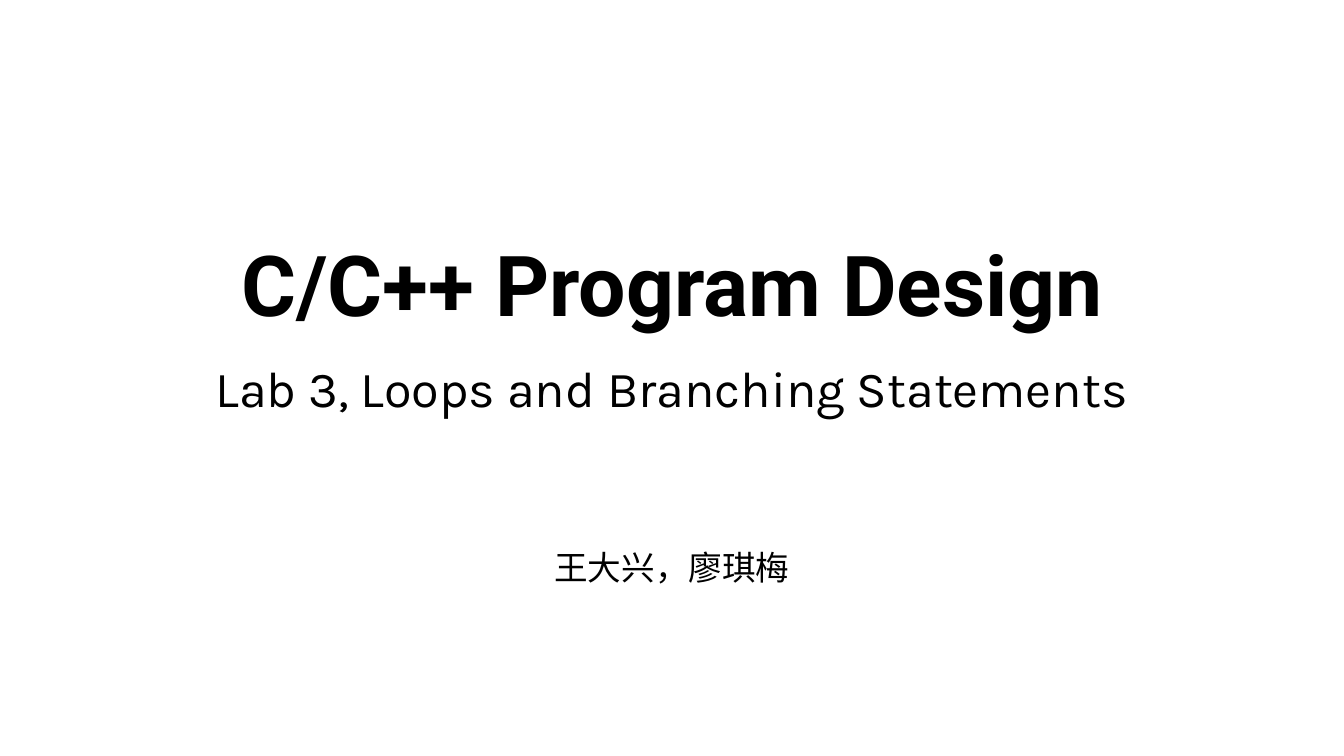
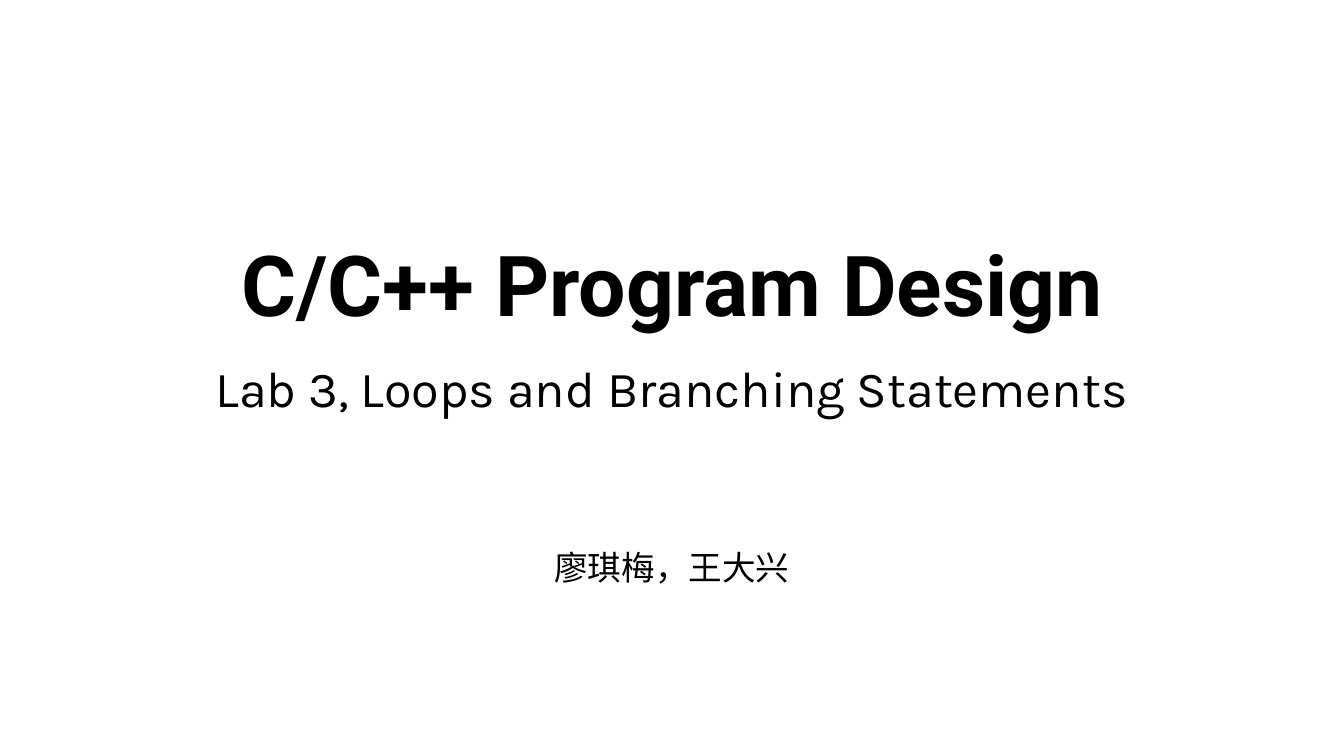
Before and after one commit to dayekuaipao/CPPLearning, a slide deck: slide 1 of week03/Lab03.pptx. Drawn at 1344x756 pixels with LibreOffice and Linux fonts; fonts in the diff are those of the drawing; background and template pictures are left out. Boxes give left, top, right and bottom in pixels: in the first picture for what was removed or moved away, otherwise in the second. Text is boxed around its words. In the diff, an @@ line names an element or a change of style, - is before the commit and + after.

```diff
--- a/week03/Lab03.pptx
+++ b/week03/Lab03.pptx
@@ subtitle at bbox=[554, 551, 789, 584]: text changed @@
-王大兴，廖琪梅
+廖琪梅，王大兴
```
Also in this commit, not shown: 2 other slides changed, 12 slides added.
